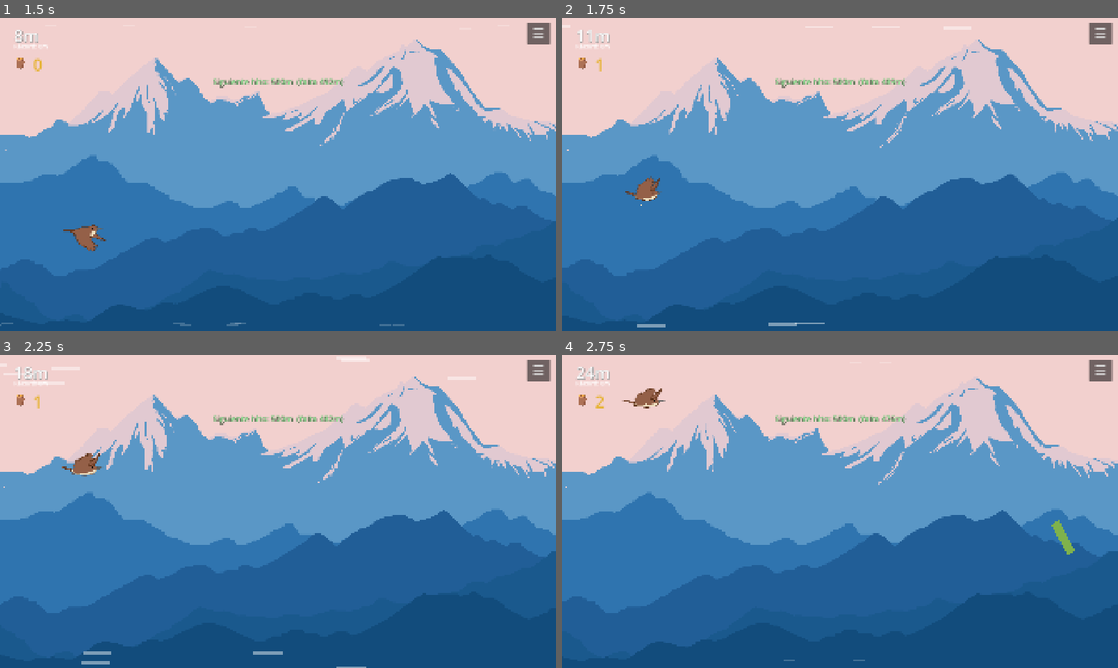
Above: before the commit, frames 1-4 (two rows, left to right).
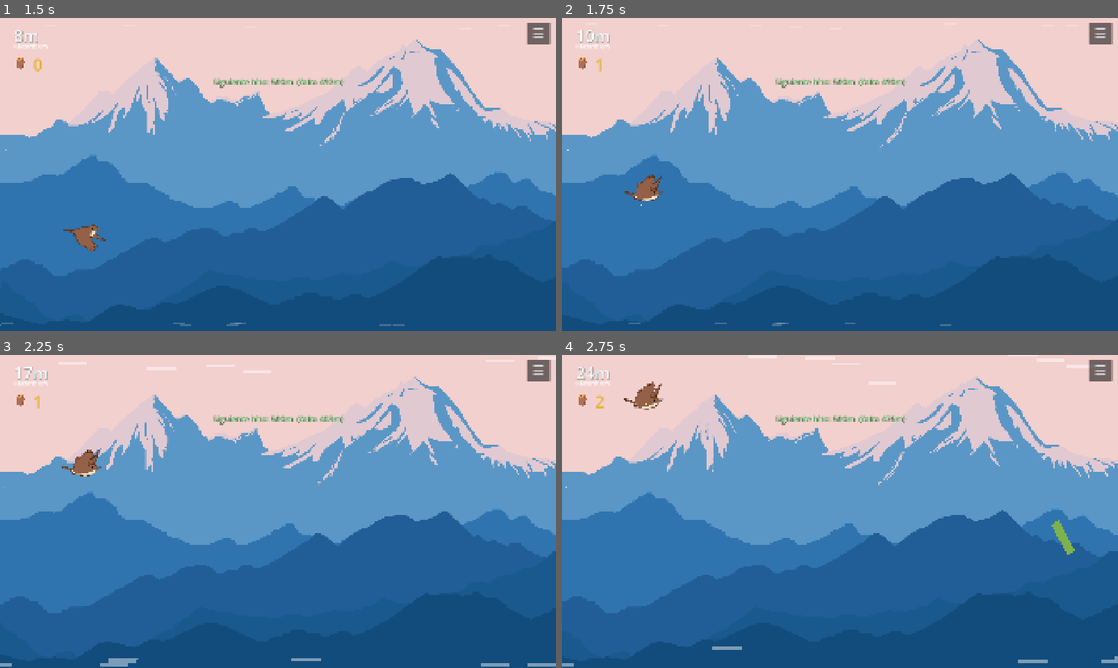
Above: after the commit, the same moments.

Repository: TomasMoreno21/El-Norte
Game: Godot game, scene res://scenes/menu/menu.tscn
Two runs of this game, one before a commit and one after it. Both use one fixed random seed, a clock stepped at 60 frames per second and the inputs below.
Inputs (mouse positions are in pixels of both pictures, inside the frame that each line leads up to):
- Up to frame 1 (1.5 s): click (283, 218) at 0.5 s; tap Enter at 1.25 s; move the mouse to (400, 158) at 1.27 s; hold D from 1.28 s (still down); tap Tab at 1.35 s; click (400, 158) at 1.42 s
- Up to frame 2 (1.75 s): keep holding D; tap Space at 1.52 s
- Up to frame 3 (2.25 s): tap Space at 1.82 s; move the mouse to (166, 527) at 2.02 s; release D at 2.03 s; hold S from 2.03 s (still down); tap Q at 2.1 s
- Up to frame 4 (2.75 s): keep holding S; tap Space at 2.27, 2.57 s

Frame 1 is identical in both runs. In frame 2, 0.8% of the frame differs, in the area x 4-100%, y 4-99%; in frame 3, 1.3%, in the area x 0-100%, y 1-100%; in frame 4, 0.4%.

Commit message:
quitada contraccion al soltar, mini turbo ahora con 3 taps en 0.4s

Diff:
--- a/scenes/main/main.gd
+++ b/scenes/main/main.gd
@@ -50,8 +50,11 @@
 var _combo_timer := 0.0
 const COMBO_WINDOW := 1.5
 const COMBO_THRESHOLD := 3
-var _double_tap_time := 0.0
+var _tap_count := 0
+var _tap_window := 0.0
 var _was_tapping := false
+const TAP_WINDOW := 0.4
+const TAPS_REQUIRED := 3
 var _mini_turbo_active := false
 var _mini_turbo_time := 0.0
 const MINI_TURBO_DURATION := 1.0
@@ -322,10 +325,11 @@
 
 	var p := Input.is_mouse_button_pressed(MOUSE_BUTTON_LEFT) or Input.is_key_pressed(KEY_SPACE)
 	if p and not _was_tapping:
-		var now := Time.get_ticks_msec()
-		if now - _double_tap_time < 300 and _mini_turbo_cd <= 0:
+		_tap_count += 1
+		_tap_window = TAP_WINDOW
+		if _tap_count >= TAPS_REQUIRED and _mini_turbo_cd <= 0:
 			_activate_mini_turbo()
-		_double_tap_time = now
+			_tap_count = 0
 	_was_tapping = p
 
 	if _mini_turbo_active:
@@ -337,6 +341,11 @@
 
 	if _mini_turbo_cd > 0:
 		_mini_turbo_cd -= delta
+
+	if _tap_window > 0:
+		_tap_window -= delta
+		if _tap_window <= 0:
+			_tap_count = 0
 
 	if _combo_timer > 0:
 		_combo_timer -= delta
--- a/scenes/player/player.gd
+++ b/scenes/player/player.gd
@@ -98,11 +98,6 @@
 		if _was_pressed:
 			flap_timer.stop()
 			$Sprite2D.texture = _tex_hornero1
-			if is_inside_tree():
-				var s := $Sprite2D
-				var sq := create_tween().set_ease(Tween.EASE_OUT)
-				sq.tween_property(s, "scale", s.scale * Vector2(0.85, 1.0), 0.06).set_trans(Tween.TRANS_QUAD)
-				sq.tween_property(s, "scale", s.scale, 0.15)
 		velocity.y += GRAVITY * delta * 0.5
 		velocity.y = min(velocity.y, GRAVITY * 0.6)
 
